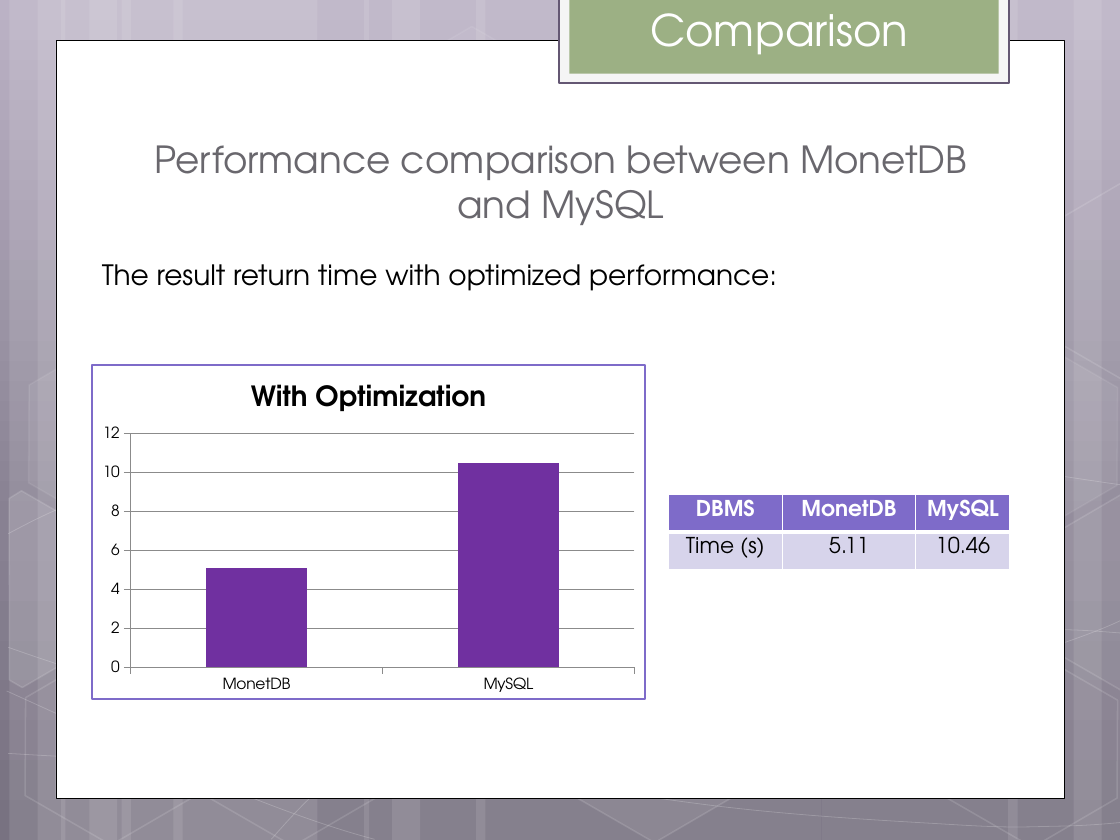
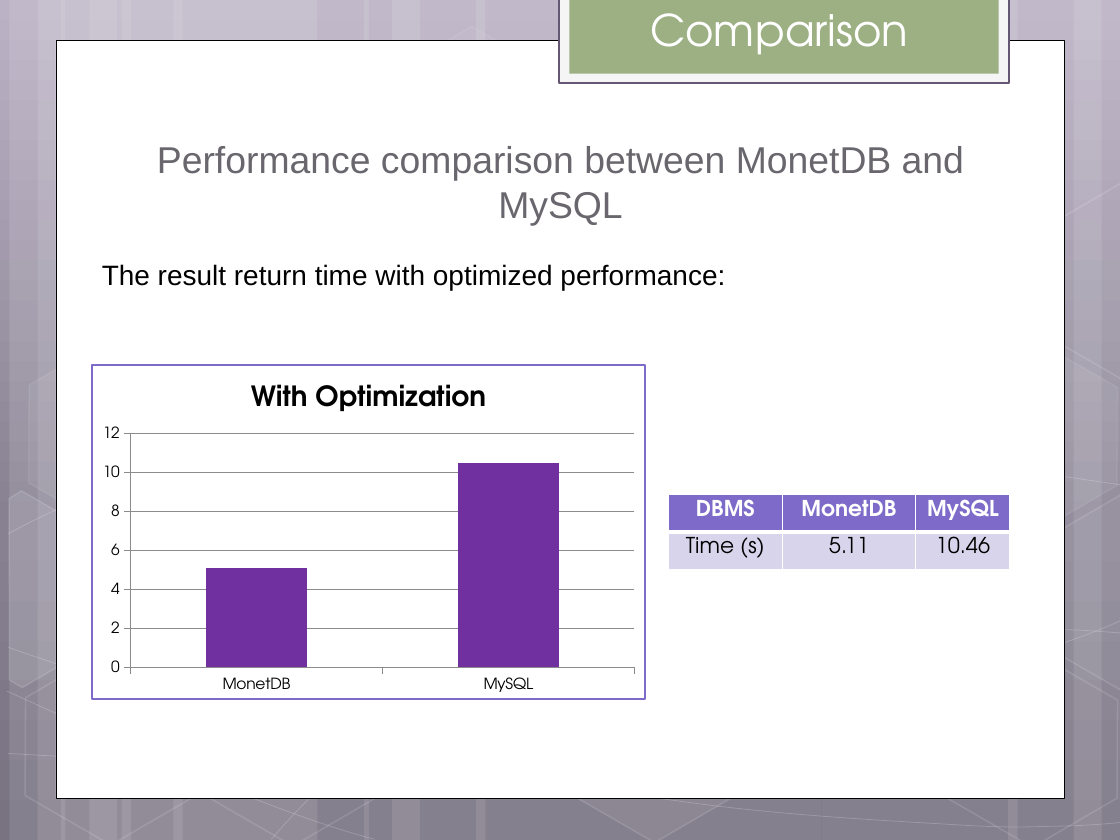
Before and after one commit to helpcat/bigdataworkshop2, a slide deck: slide 24 of slides/MonetDB workshop.pptx. Drawn at 1120x840 pixels with LibreOffice and Linux fonts; fonts in the diff are those of the drawing. Boxes give left, top, right and bottom in pixels: in the first picture for what was removed or moved away, otherwise in the second. Text is boxed around its words. In the diff, an @@ line names an element or a change of style, - is before the commit and + after.

```diff
--- a/slides/MonetDB workshop.pptx
+++ b/slides/MonetDB workshop.pptx
@@ text "Performance comparison between MonetDB and ..." at bbox=[157, 146, 964, 225]: font TeX Gyre Adventor to Arial @@
@@ text "The result return time with ..." at bbox=[102, 264, 725, 290]: font TeX Gyre Adventor to Arial @@
```
Also in this commit, not shown: 20 other slides changed.
